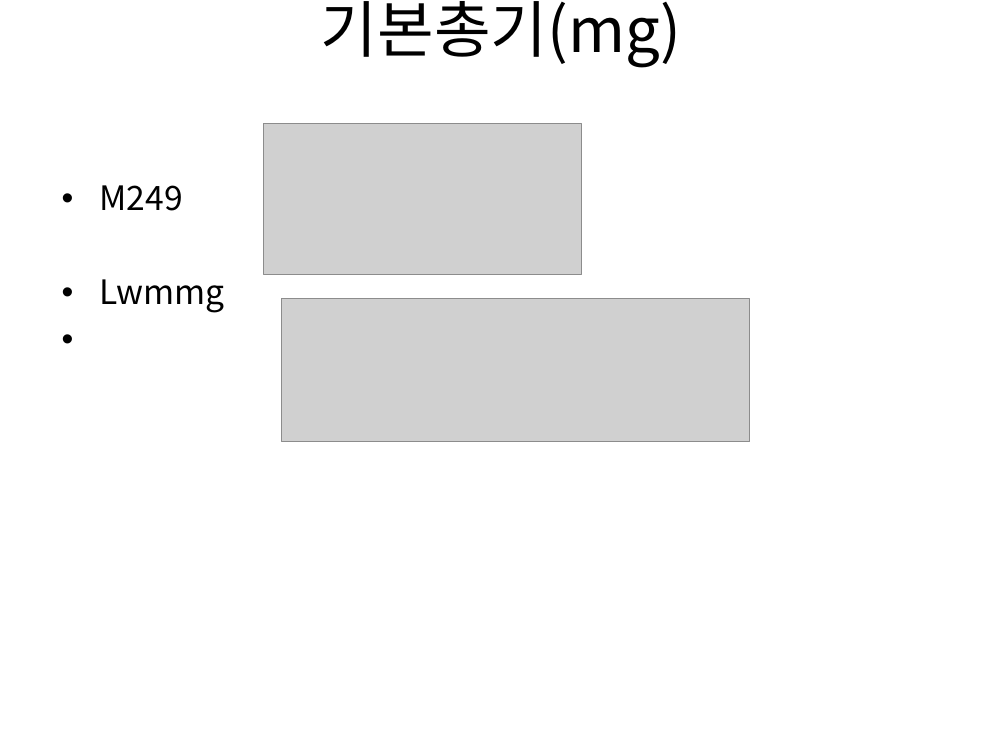
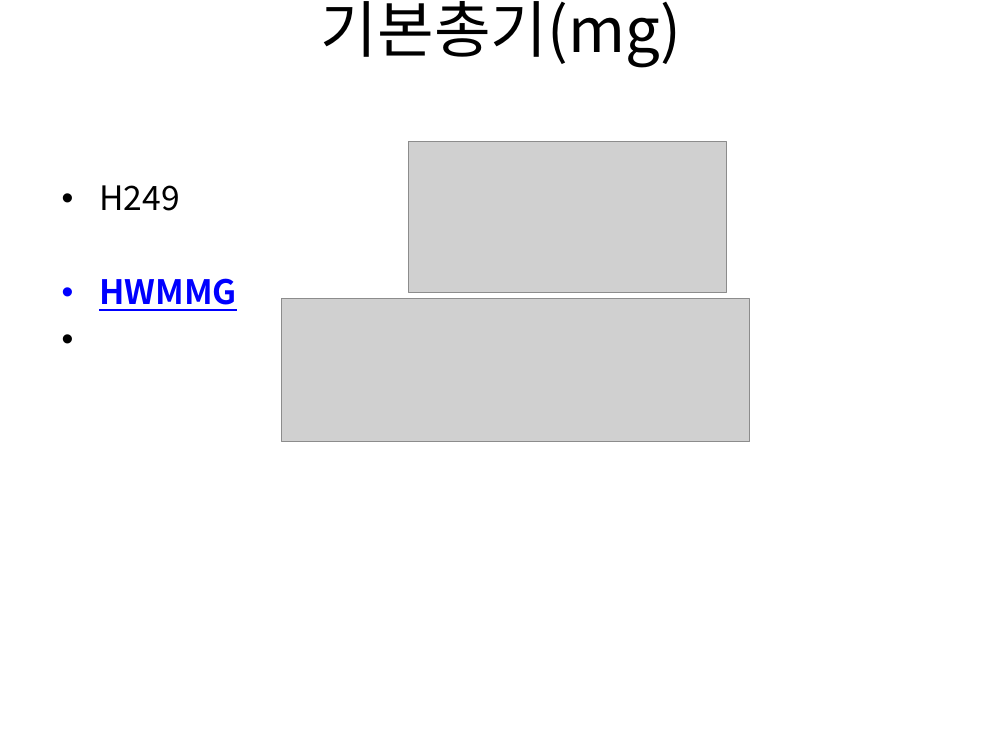
Before and after one commit to gkdlgndpdu/EscapeJail, a slide deck: slide 40 of EscapeJail/Assets/기획/스테이지1기획.pptx. Drawn at 1008x756 pixels with LibreOffice and Linux fonts; fonts in the diff are those of the drawing; grey boxes stand for pictures. Boxes give left, top, right and bottom in pixels: in the first picture for what was removed or moved away, otherwise in the second. Text is boxed around its words. In the diff, an @@ line names an element or a change of style, - is before the commit and + after.

```diff
--- a/EscapeJail/Assets/기획/스테이지1기획.pptx
+++ b/EscapeJail/Assets/기획/스테이지1기획.pptx
@@ picture: place and size @@
-picture at (264,124,583,274)
+picture at (408,141,727,291)
@@ text at (99,185,237,311): text changed; text colour #000000 to #0000FF; bold on @@
-• M249
-• Lwmmg
+• H249
+• HWMMG
```
Also in this commit, not shown: 12 other slides changed, 34 other files.
